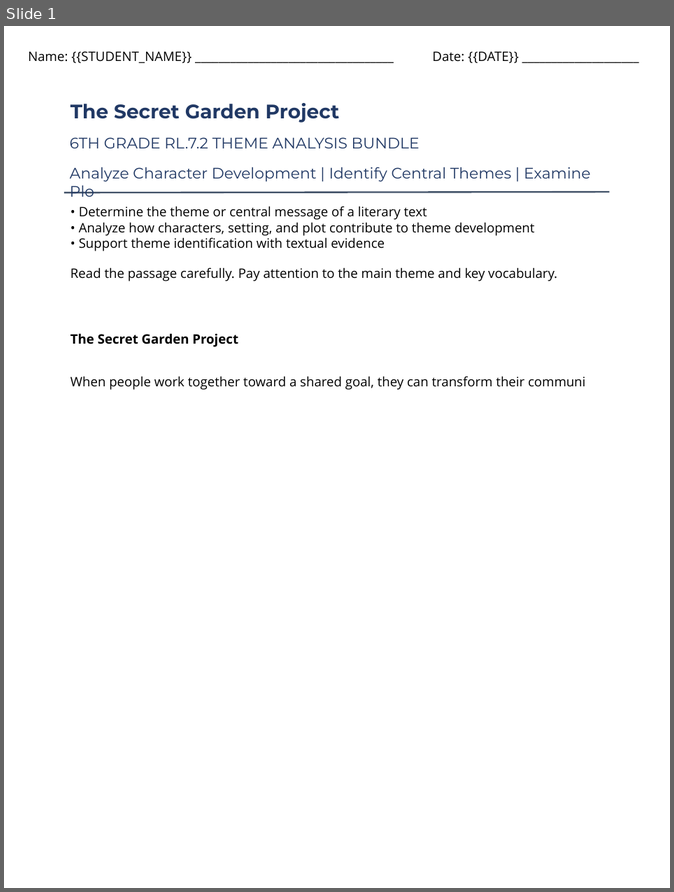
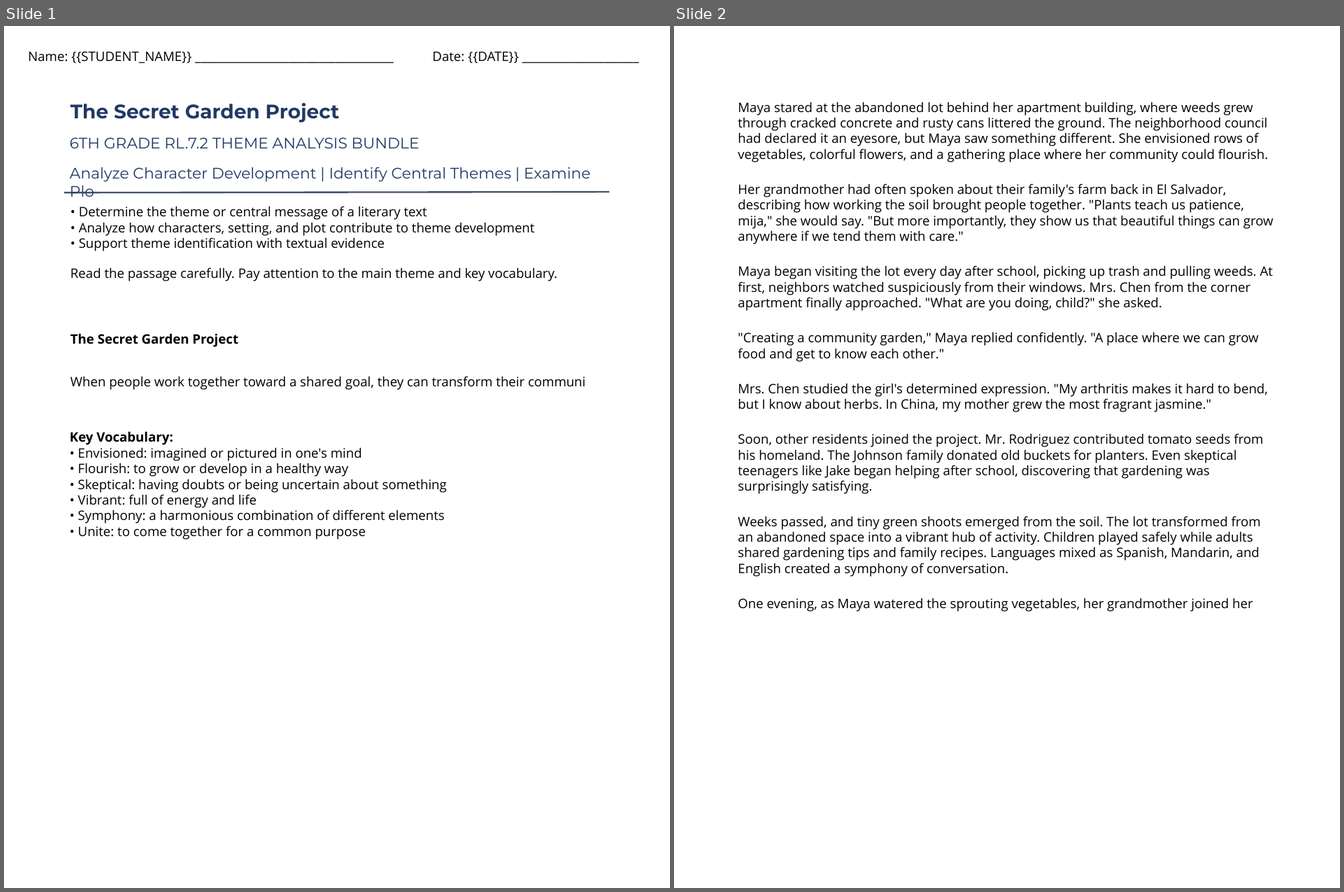
Before and after one commit to buttmazhar844-lang/rbb_engine_backend, a slide deck: rbb-drive/product_4/anchor_reading_passage.pptx. Shown side by side, each under a label of ours: slide 1 before the commit, slides 1 and 2 after it. The pictures are 674x892 and 1344x892 pixels, drawn with LibreOffice and Linux fonts; fonts in the diff are those of the drawing; background and template pictures are left out. Boxes give left, top, right and bottom in pixels: in the first picture for what was removed or moved away, otherwise in the second. Text is boxed around its words. In the diff, an @@ line names an element or a change of style, - is before the commit and + after.

```diff
--- a/rbb-drive/product_4/anchor_reading_passage.pptx
+++ b/rbb-drive/product_4/anchor_reading_passage.pptx
@@ slide 2 added at (674,26,1340,888), background picture (left out) @@
@@ text added at (738,102,1274,612), 12 pt, text #000000 @@
+Maya stared at the abandoned lot behind her apartment building, where weeds grew through cracked concrete and rusty cans littered the ground. The neighborhood council had declared it an eyesore, but Maya saw something different. She envisioned rows of vegetables, colorful flowers, and a gathering place where her community could flourish.
+Her grandmother had often spoken about their family's farm back in El Salvador, describing how working the soil brought people together. "Plants teach us patience, mija," she would say. "But more importantly, they show us that beautiful things can grow anywhere if we tend them with care."
+Maya began visiting the lot every day after school, picking up trash and pulling weeds. At first, neighbors watched suspiciously from their windows. Mrs. Chen from the corner apartment finally approached. "What are you doing, child?" she asked.
+"Creating a community garden," Maya replied confidently. "A place where we can grow food and get to know each other."
+Mrs. Chen studied the girl's determined expression. "My arthritis makes it hard to bend, but I know about herbs. In China, my mother grew the most fragrant jasmine."
+Soon, other residents joined the project. Mr. Rodriguez contributed tomato seeds from his homeland. The Johnson family donated old buckets for planters. Even skeptical teenagers like Jake began helping after school, discovering that gardening was surprisingly satisfying.
+Weeks passed, and tiny green shoots emerged from the soil. The lot transformed from an abandoned space into a vibrant hub of activity. Children played safely while adults shared gardening tips and family recipes. Languages mixed as Spanish, Mandarin, and English created a symphony of conversation.
+One evening, as Maya watered the sprouting vegetables, her grandmother joined her
@@ slide 1 changed as well @@
@@ text added at (70,431,447,540), 12 pt, text #000000 @@
+Key Vocabulary:
+• Envisioned: imagined or pictured in one's mind
+• Flourish: to grow or develop in a healthy way
+• Skeptical: having doubts or being uncertain about something
+• Vibrant: full of energy and life
+• Symphony: a harmonious combination of different elements
+• Unite: to come together for a common purpose
```
Also in this commit, not shown: 1 other slide added, 2 slides removed, 7 other files.
